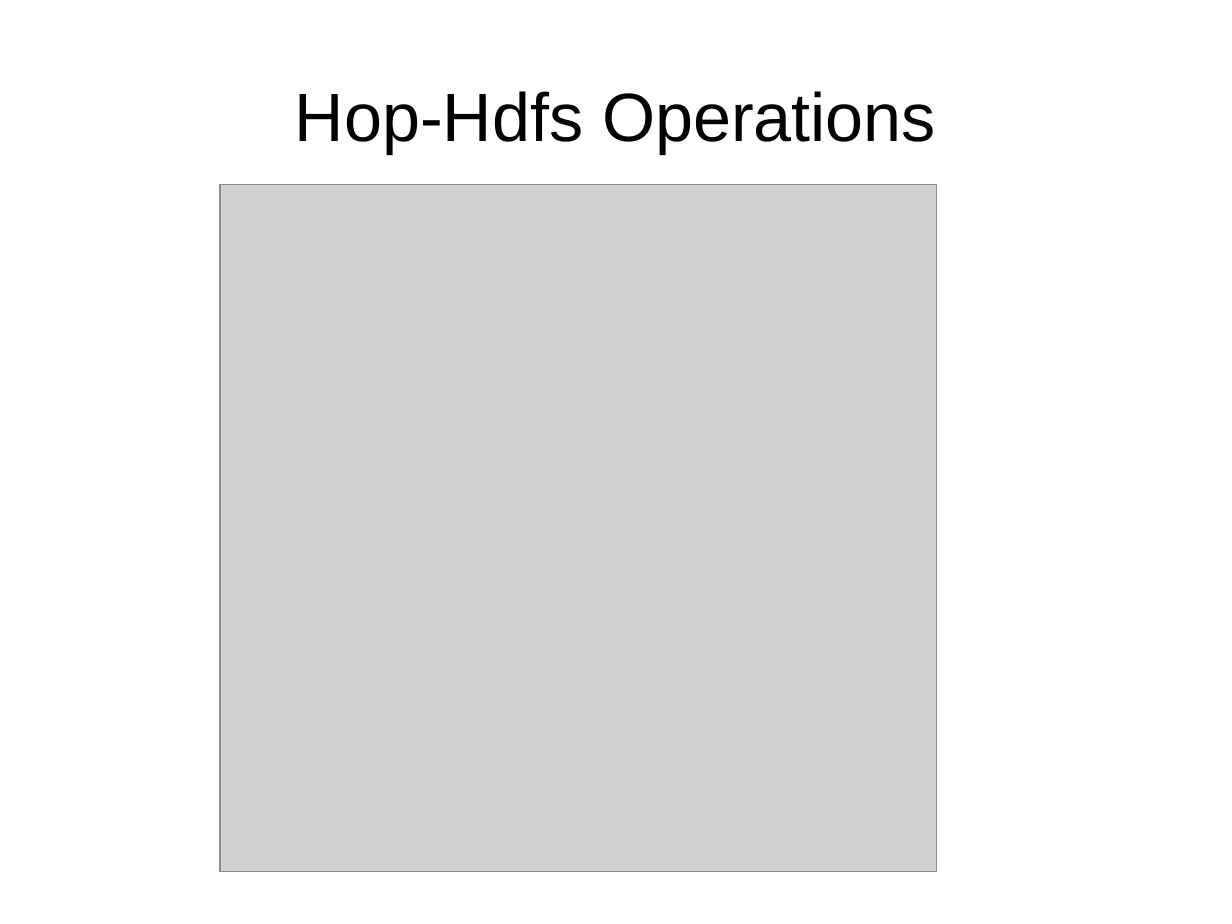
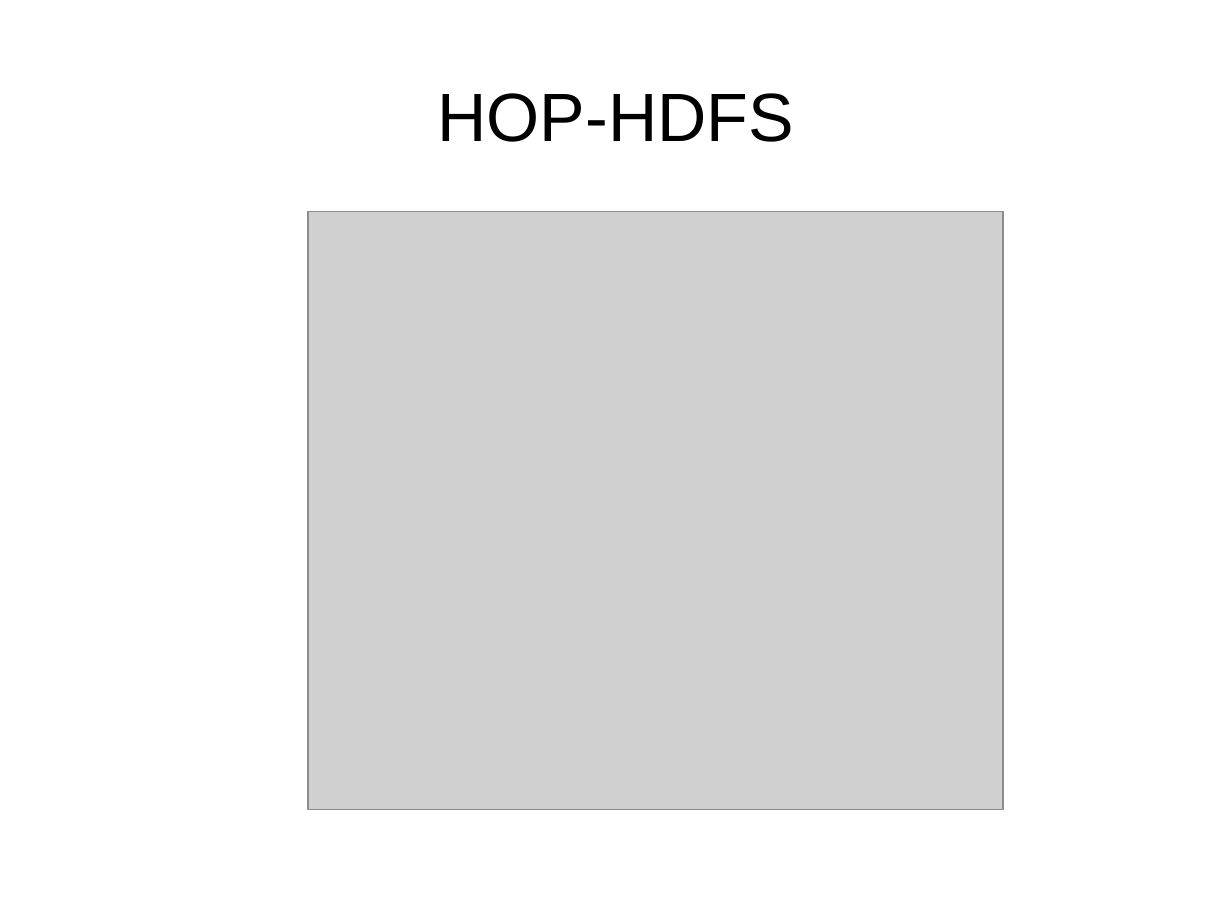
Before and after one commit to pushparajxa/Thesis-Presentation, a slide deck: slide 7 of Final_Presentation.odp (slide 15 before the commit). Drawn at 1232x924 pixels with LibreOffice and Linux fonts; fonts in the diff are those of the drawing; grey boxes stand for pictures. Boxes give left, top, right and bottom in pixels: in the first picture for what was removed or moved away, otherwise in the second. Text is boxed around its words. In the diff, an @@ line names an element or a change of style, - is before the commit and + after.

```diff
--- a/Final_Presentation.odp
+++ b/Final_Presentation.odp
@@ title at <box>437,93,793,142</box>: text changed @@
-Hop-Hdfs Operations
+HOP-HDFS
@@ picture: place and size @@
-picture at <box>220,184,937,871</box>
+picture at <box>309,211,1004,809</box>
```
Also in this commit, not shown: 16 other slides changed, 5 slides added, 22 slides removed, 5 other files.
